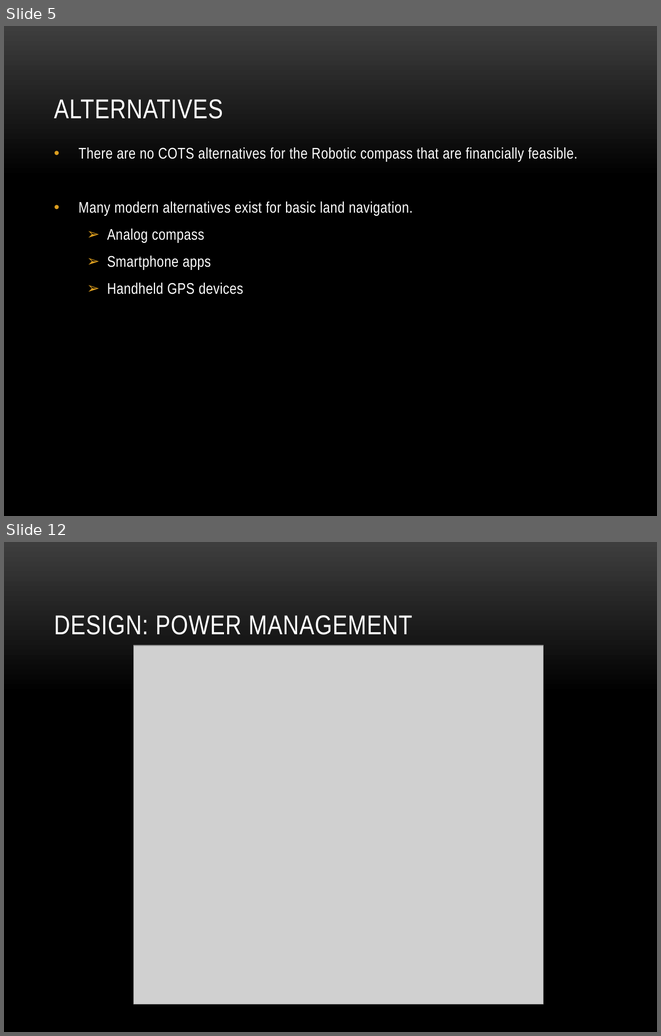
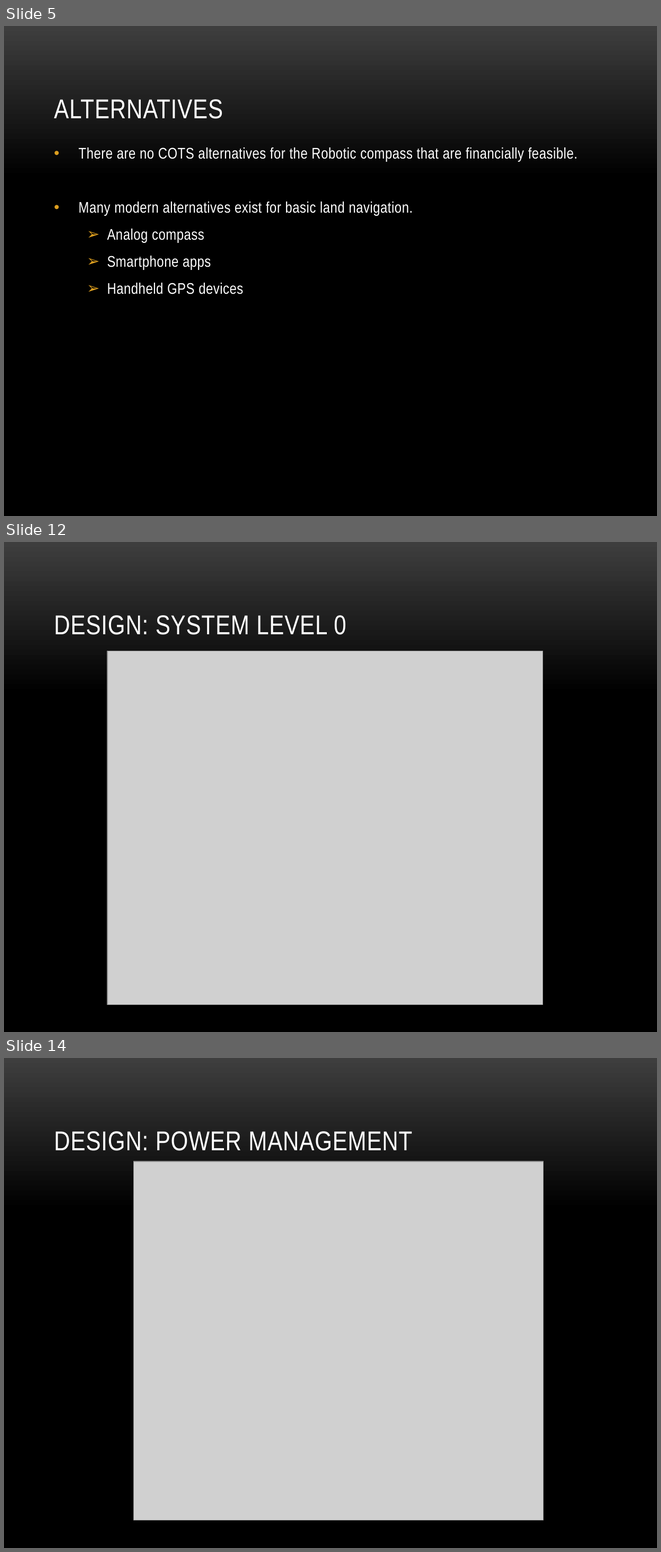
Before and after one commit to dosferatu/electronic-compass, a slide deck: Documentation/Project Documentation/Project Presentation.pptx. Shown one above the other, each under a label of ours: slides 5 and 12 before the commit, slides 5, 12 and 14 after it; the slides between them are not shown. The pictures are 661x1036 and 661x1552 pixels, drawn with LibreOffice and Linux fonts; fonts in the diff are those of the drawing; grey boxes stand for pictures; background and template pictures are left out. Boxes give left, top, right and bottom in pixels: in the first picture for what was removed or moved away, otherwise in the second. Text is boxed around its words. In the diff, an @@ line names an element or a change of style, - is before the commit and + after.

Commit message:
Updated Design model and PPT

```diff
--- a/Documentation/Project Documentation/Project Presentation.pptx
+++ b/Documentation/Project Documentation/Project Presentation.pptx
@@ slide 12 added at <box>4,542,657,1032</box>, background picture (left out) @@
@@ title added at <box>54,615,346,635</box>, 30 pt, text #FFFFFF @@
+DESIGN: SYSTEM LEVEL 0
@@ picture added at <box>107,651,542,1005</box> @@
@@ what was slide 12 is now slide 14 @@
```
Also in this commit, not shown: 13 slides changed, 2 other slides added, 3 other files.
